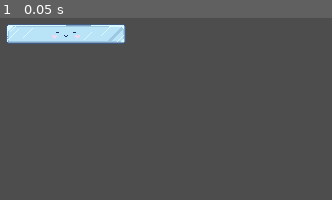
Above: before the commit, frame 1.
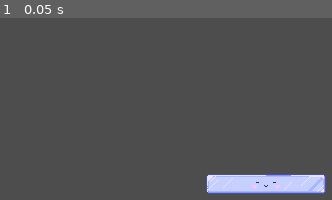
Above: after the commit, the same moment.

Repository: aysieelf/Snow-Break
Game: Godot game, scene res://levels/scenes/test_scene.tscn
The game is run twice, just before and just after one commit, with the same random seed, the same clock (stepped at 60 frames per second) and the same inputs. Before the commit the project has no main scene; this scene is started directly in both runs.
Inputs:
- Up to frame 1 (0.05 s): no input

The runs differ from the first frame. In frame 1, 7.9% of the frame differs, in the area x 1-99%, y 3-97%.

Commit message:
update: test_scene.tscn - add PowerUpGlow effect - add StrengthUpGlow effect

Diff:
--- a/snow-break/levels/scenes/test_scene.tscn
+++ b/snow-break/levels/scenes/test_scene.tscn
@@ -6,17 +6,26 @@
 [ext_resource type="Texture2D" uid="uid://ddtlfic4b8wi4" path="res://assets/sprites/paddle/paddle-levelup-face.png" id="3_wnomx"]
 [ext_resource type="Texture2D" uid="uid://cewqwextwlbpp" path="res://assets/sprites/paddle/paddle-powerup-face.png" id="4_6yp6x"]
 
+[sub_resource type="Gradient" id="Gradient_oueyy"]
+
+[sub_resource type="GradientTexture2D" id="GradientTexture2D_ytplq"]
+gradient = SubResource("Gradient_oueyy")
+width = 120
+height = 20
+fill = 1
+fill_from = Vector2(5, 0)
+
 [node name="TestScene" type="Node2D"]
 script = ExtResource("1_eghef")
 
 [node name="Paddle" type="Node2D" parent="."]
 
 [node name="Base" type="Sprite2D" parent="Paddle"]
-position = Vector2(200, 150)
+position = Vector2(400, 300)
 texture = ExtResource("1_qgrv8")
 
 [node name="DefaultFace" type="Sprite2D" parent="Paddle"]
-position = Vector2(200, 150)
+position = Vector2(400, 300)
 texture = ExtResource("2_fdwar")
 
 [node name="LevelupFace" type="Sprite2D" parent="Paddle"]
@@ -26,3 +35,22 @@
 [node name="PowerupFace" type="Sprite2D" parent="Paddle"]
 visible = false
 texture = ExtResource("4_6yp6x")
+
+[node name="SpeedUpGlow" type="PointLight2D" parent="Paddle"]
+visible = false
+position = Vector2(400.5, 300)
+scale = Vector2(1.04167, 1.2)
+color = Color(0.282353, 0.388235, 0.333333, 1)
+energy = 2.84
+blend_mode = 2
+texture = SubResource("GradientTexture2D_ytplq")
+height = 128.0
+
+[node name="StrengthUpGlow" type="PointLight2D" parent="Paddle"]
+position = Vector2(400.5, 300)
+scale = Vector2(1.04167, 1.2)
+color = Color(0.364706, 0.309804, 0.431373, 1)
+energy = 2.94
+blend_mode = 2
+texture = SubResource("GradientTexture2D_ytplq")
+height = 128.0
--- a/snow-break/project.godot
+++ b/snow-break/project.godot
@@ -11,7 +11,7 @@
 [application]
 
 config/name="Snow Break"
-run/main_scene="res://levels/main_scene.tscn"
+run/main_scene="res://levels/scenes/main_scene.tscn"
 config/features=PackedStringArray("4.3", "GL Compatibility")
 config/icon="res://icon.svg"
 
@@ -31,7 +31,6 @@
 window/size/window_height_override=600
 window/stretch/mode="viewport"
 window/stretch/scale_mode="integer"
-window/dpi/allow_hidpi=false
 
 [file_customization]
 
Not shown: 1 places in snow-break/levels/scenes/test_scene.tscn that only renumber resources
